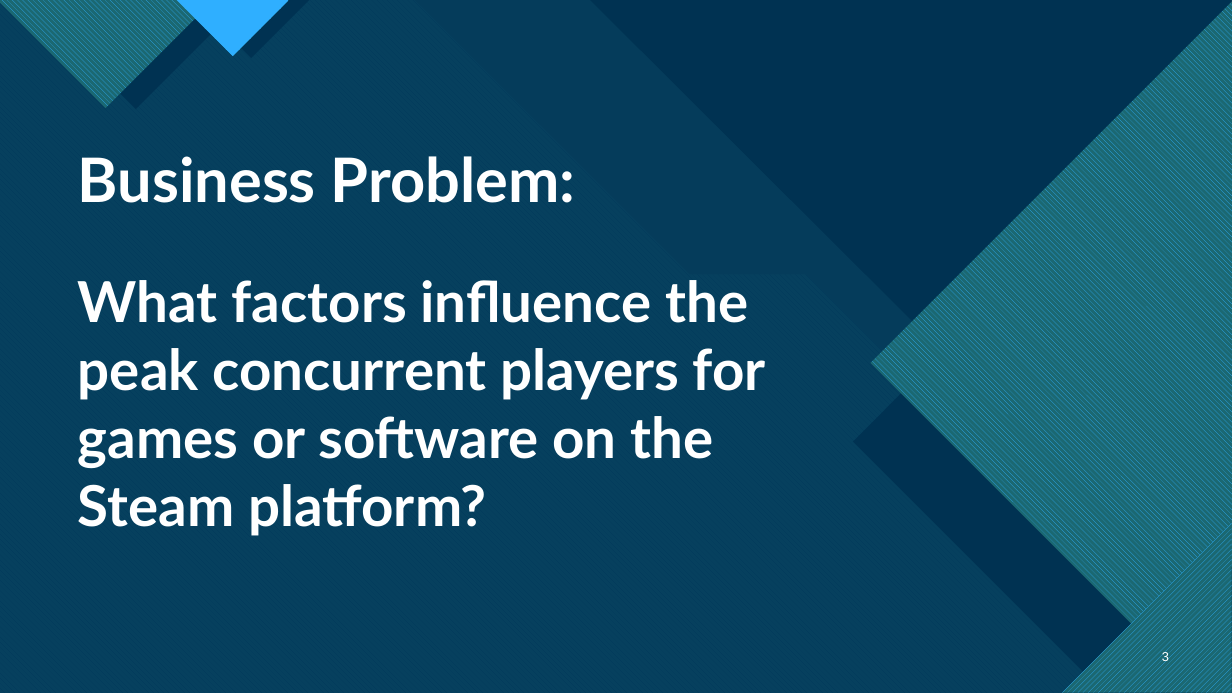
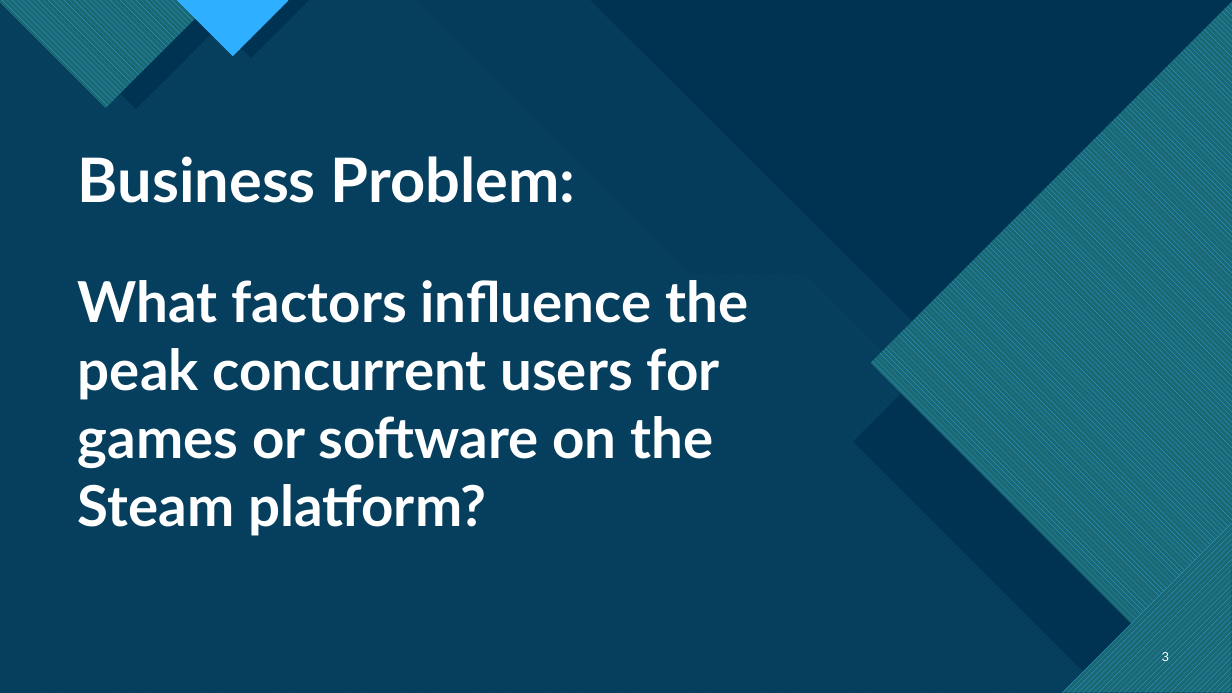
Before and after one commit to DoronF3/School-Projects, a slide deck: slide 3 of Data Science/Data Science Final Project.pptx. Drawn at 1232x693 pixels with LibreOffice and Linux fonts; fonts in the diff are those of the drawing. Boxes give left, top, right and bottom in pixels: in the first picture for what was removed or moved away, otherwise in the second. Text is boxed around its words. In the diff, an @@ line names an element or a change of style, - is before the commit and + after.

```diff
--- a/Data Science/Data Science Final Project.pptx
+++ b/Data Science/Data Science Final Project.pptx
@@ title at bbox=[78, 280, 748, 536]: text changed @@
-What factors influence the peak concurrent players for games or software on the Steam platform?
+What factors influence the peak concurrent users for games or software on the Steam platform?
```
Also in this commit, not shown: 21 other slides changed, 5 slides added, 8 slides removed, 2 other files.
